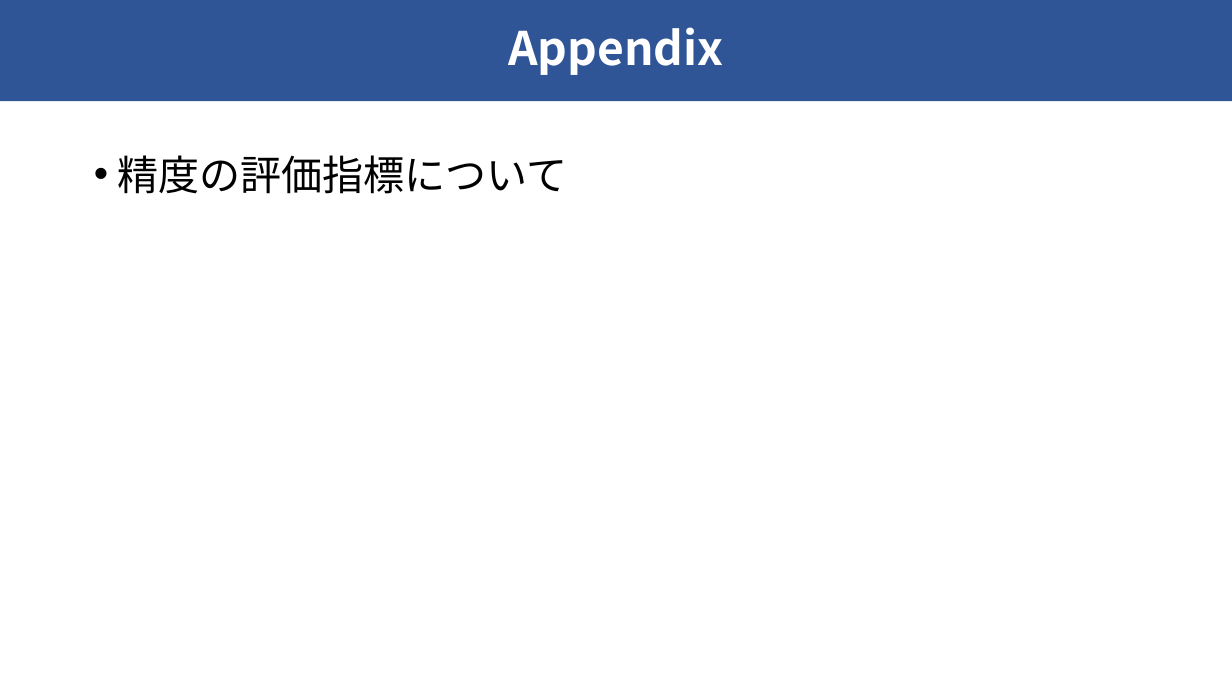
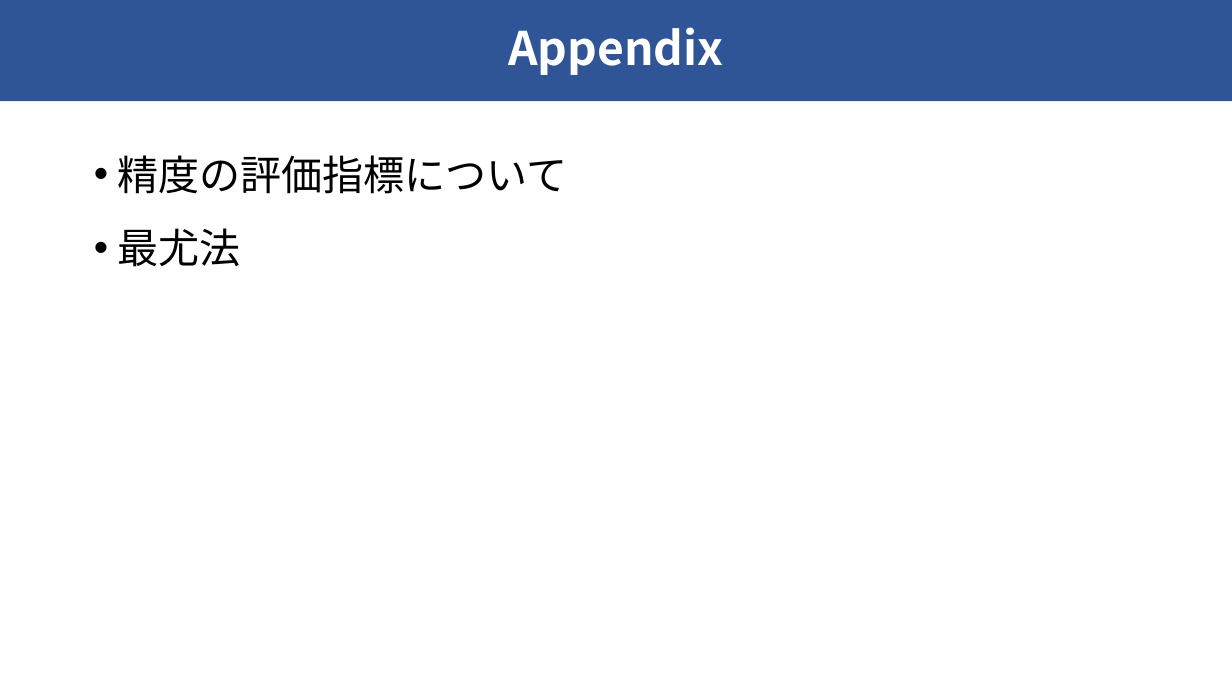
Before and after one commit to raryosu/graduation-research, a slide deck: slide 17 of docs/interim-presen/interim_hagihara.pptx (slide 15 before the commit). Drawn at 1232x693 pixels with LibreOffice and Linux fonts; fonts in the diff are those of the drawing. Boxes give left, top, right and bottom in pixels: in the first picture for what was removed or moved away, otherwise in the second. Text is boxed around its words. In the diff, an @@ line names an element or a change of style, - is before the commit and + after.

```diff
--- a/docs/interim-presen/interim_hagihara.pptx
+++ b/docs/interim-presen/interim_hagihara.pptx
@@ text at <box>117,228,240,267</box>: paragraph added @@
+• 最尤法
```
Also in this commit, not shown: 4 other slides changed, 5 slides added.
